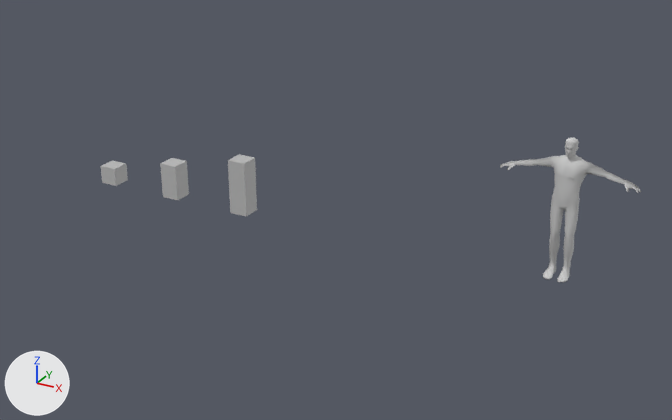
One commit to the FBX model FbxModel/cubes.fbx: the scene before it, then after it.
Camera for both pictures: a 50 mm lens placed at (0.44, -0.536, 0.278), pointed at (0.17, -0.045, 0.033). Every picture has the same lights, and +X, +Y and +Z are marked at lower left. Where no turn or scale is listed for an object, it has been applied to the vertices.

The older version as bpy lines, for what is in view:
```python
me_mesh_001 = bpy.data.meshes.new('Mesh.001')
me_mesh_001.from_pydata(...)  # 12 vertices, 20 faces; spans x -0.0073..0.0073, y -0.0073..0.0073, z -0.0073..0.0208
me_mesh_001.materials.append(mat_testscene_lambert2)  # grey #bcbcbc
me_mesh_002 = bpy.data.meshes.new('Mesh.002')
me_mesh_002.from_pydata(...)  # 16 vertices, 28 faces; spans x -0.0073..0.0073, y -0.0073..0.0073, z -0.0073..0.0352
me_mesh_002.materials.append(mat_testscene_lambert2)  # grey #bcbcbc
me_mesh_003 = bpy.data.meshes.new('Mesh.003')
me_mesh_003.from_pydata(...)  # 1415 vertices, 2811 faces; spans x -0.0442..0.0442, y -0.0106..0.0078, z 0.0..0.0925
me_mesh_003.materials.append(mat_testscene_animwalk2_man4_7___default1)  # light grey #cacaca
ob_character1 = bpy.data.objects.new('Character1', me_mesh_003)
ob_character1.location = (0.3084, 0.0, 0.0)
ob_pcube2 = bpy.data.objects.new('pCube2', me_mesh_001)
ob_pcube2.location = (0.0013, 0.0, 0.0)
ob_pcube3 = bpy.data.objects.new('pCube3', me_mesh_002)
ob_pcube3.location = (0.0657, 0.0, 0.0)
```
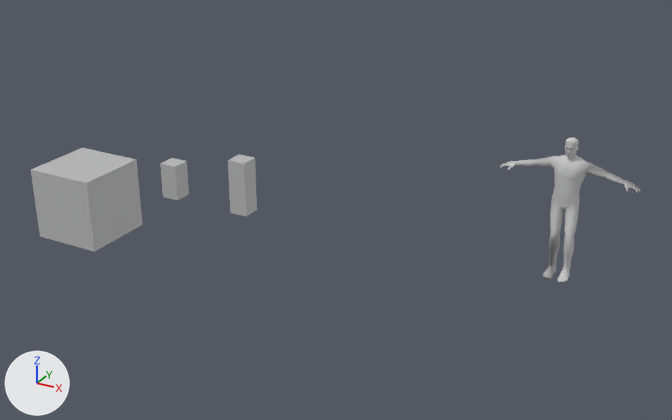
What differs and where, as boxes [x1, y1, x2, y2] in the pictures (672 x 420 px):
```json
{"object": "pCube7", "change": "added", "after": [31, 148, 143, 252]}
```

Edits to the scene script, one JSON object a line:
```json
{"op": "add", "block": "mat_lambert1", "code": ["mat_lambert1 = principled_material('lambert1')", "mat_lambert1.base_color = (0.5, 0.5, 0.5)  # grey #bcbcbc"]}
{"block": "me_mesh_003", "where": "me_mesh_003.from_pydata(...)  # 1415 vertices, 2811 faces; spans x -0.0442..0.0442, y -0.0106..0.0078, z 0.0..0.0925"}
{"block": "me_mesh_003", "where": "# used by ob_character1; location = (0.3084, 0.0, 0.0)"}
{"block": "me_mesh_003", "change": "me_mesh_003 part 1: its shading normals changed"}
{"op": "add", "block": "me_mesh_004", "code": ["me_mesh_004 = bpy.data.meshes.new('Mesh.004')", "me_mesh_004.from_pydata(...)  # 152 vertices, 300 faces; spans x -0.025..0.025, y -0.025..0.025, z -0.025..0.025", "me_mesh_004.materials.append(mat_lambert1)  # grey #bcbcbc"]}
{"op": "add", "block": "ob_pcube7", "code": ["ob_pcube7 = bpy.data.objects.new('pCube7', me_mesh_004)", "ob_pcube7.location = (0.0, -0.0935, 0.025)"]}
```
